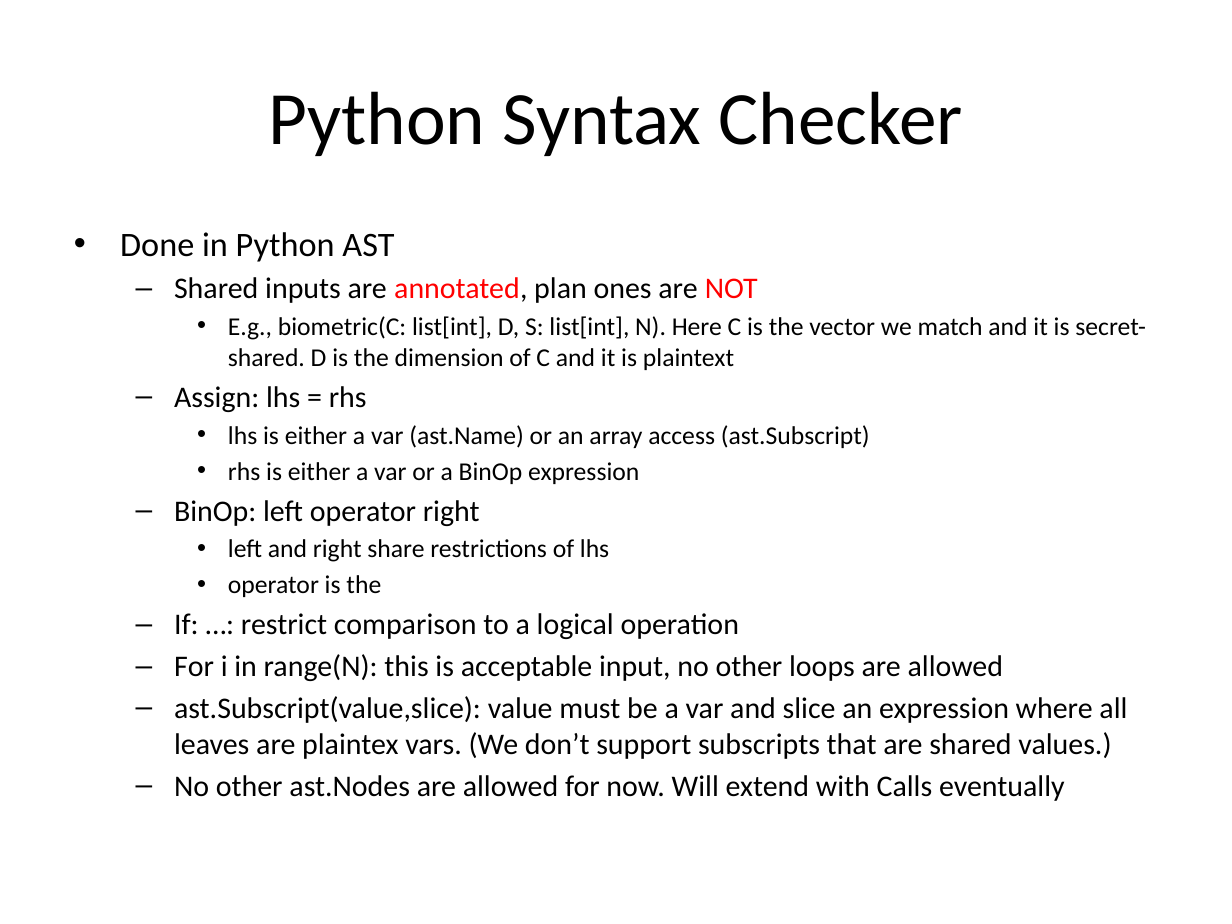
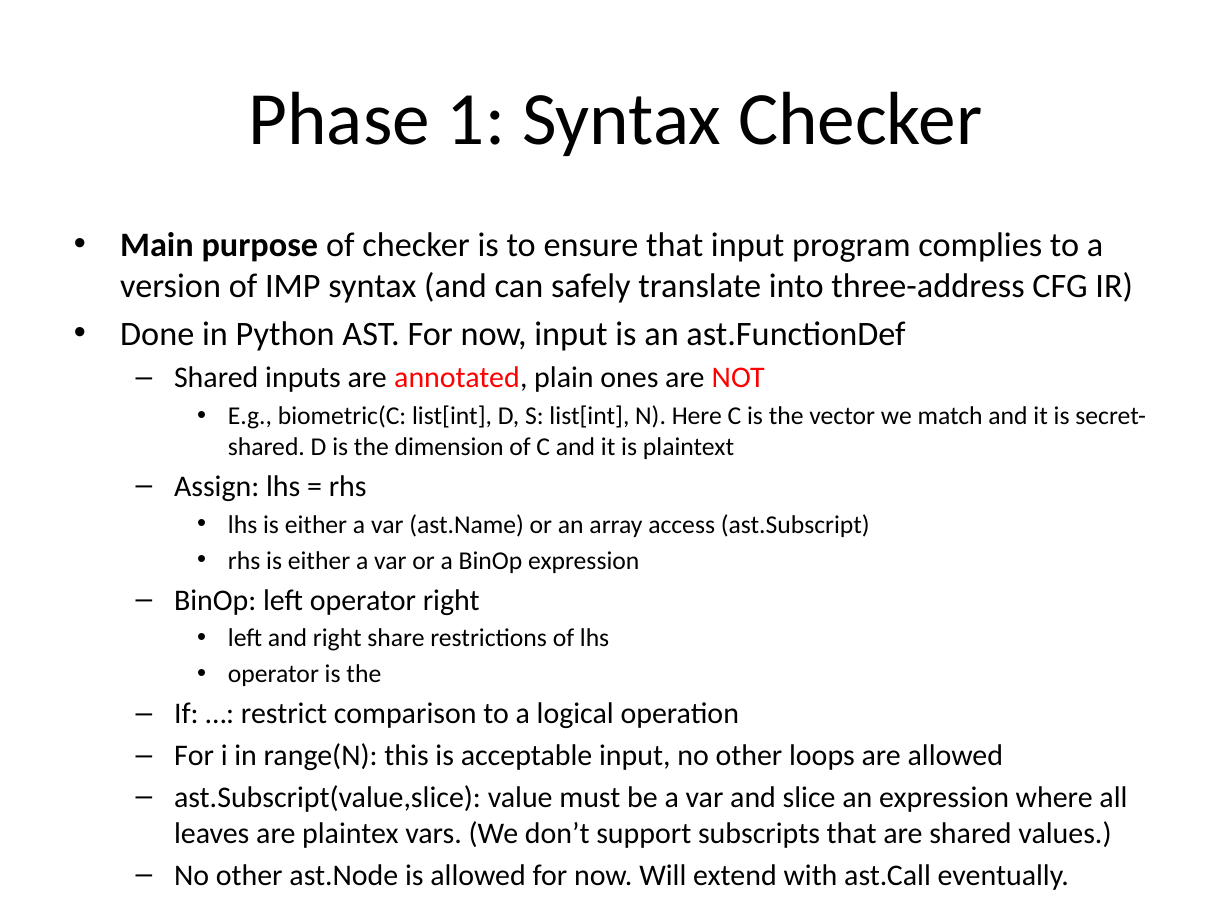
Before and after one commit to milana2/ParallelizationForMPC, a slide deck: slide 9 of MPC_Compiler_Misc_Notes.pptx. Drawn at 1232x924 pixels with LibreOffice and Linux fonts; fonts in the diff are those of the drawing. Boxes give left, top, right and bottom in pixels: in the first picture for what was removed or moved away, otherwise in the second. Text is boxed around its words. In the diff, an @@ line names an element or a change of style, - is before the commit and + after.

Commit message:
More detail on the analysis phases.

```diff
--- a/MPC_Compiler_Misc_Notes.pptx
+++ b/MPC_Compiler_Misc_Notes.pptx
@@ title at <box>249,91,982,156</box>: text changed @@
-Python Syntax Checker
+Phase 1: Syntax Checker
@@ text at <box>120,232,1133,392</box>: text changed; size 17.5 to 20 pt @@
-• Done in Python AST
-  – Shared inputs are annotated, plan ones are NOT
+• Main purpose of checker is to ensure that input program complies to a version of IMP syntax (and can safely translate into three-address CFG IR)
+• Done in Python AST. For now, input is an ast.FunctionDef
+  – Shared inputs are annotated, plain ones are NOT
@@ text at <box>174,864,1069,890</box>: text changed @@
-  – No other ast.Nodes are allowed for now. Will extend with Calls eventually
+  – No other ast.Node is allowed for now. Will extend with ast.Call eventually.
```
Also in this commit, not shown: 1 other slide changed, 13 slides added.
